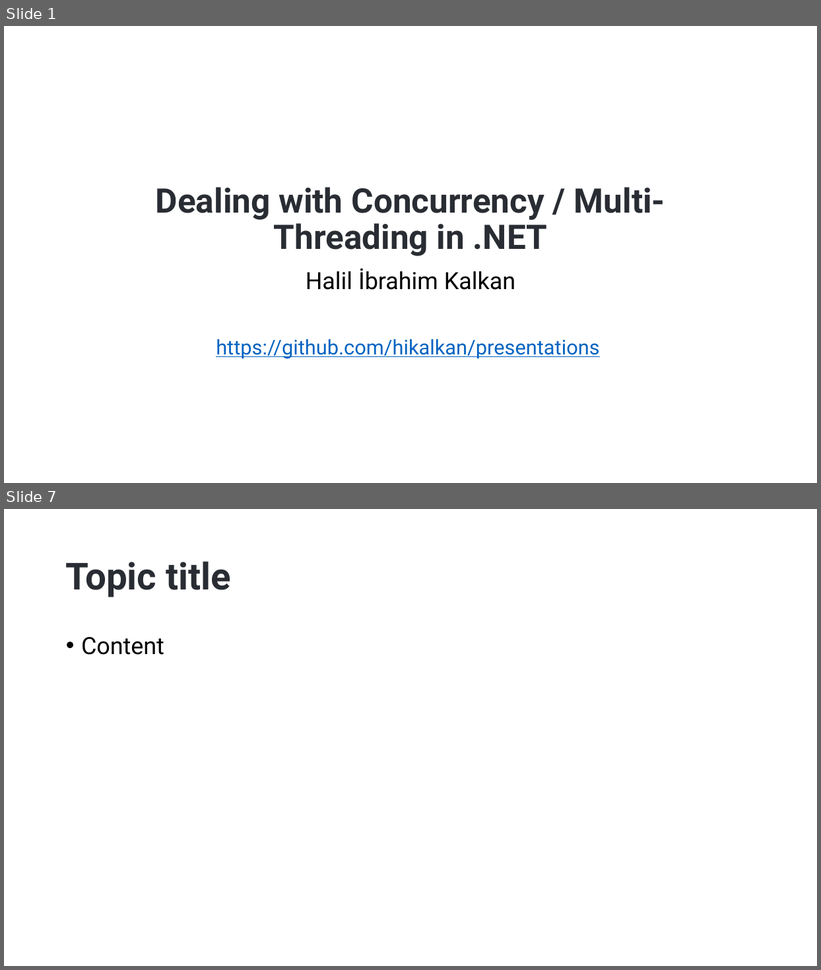
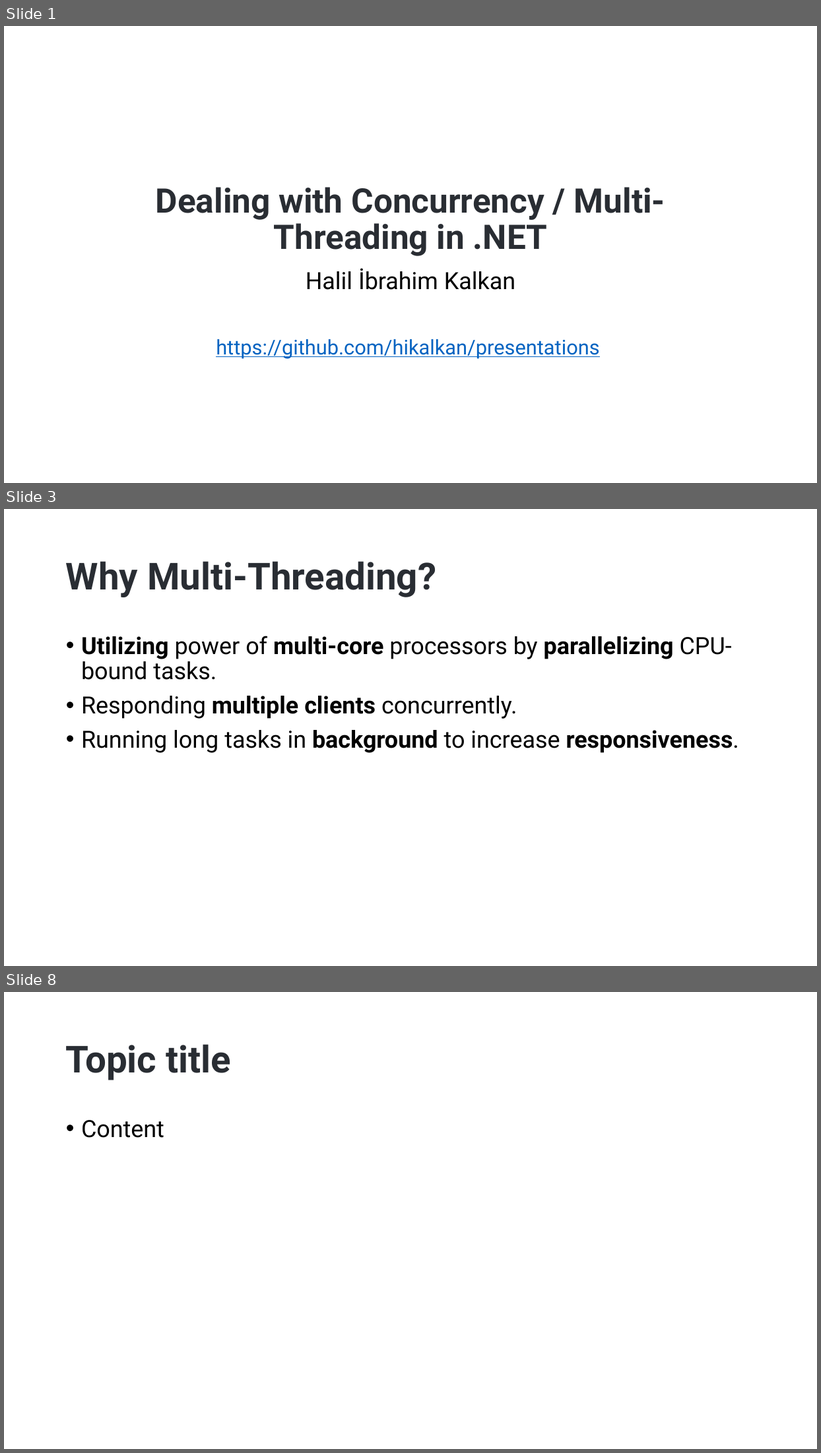
Before and after one commit to hikalkan/presentations, a slide deck: 2023-06-01 Dealing with Concurrency - Multi-Threading in Dotnet/Dotnet-Multi-Threading.pptx. Shown one above the other, each under a label of ours: slides 1 and 7 before the commit, slides 1, 3 and 8 after it; the slides between them are not shown. The pictures are 821x970 and 821x1453 pixels, drawn with LibreOffice and Linux fonts; fonts in the diff are those of the drawing; background and template pictures are left out. Boxes give left, top, right and bottom in pixels: in the first picture for what was removed or moved away, otherwise in the second. Text is boxed around its words. In the diff, an @@ line names an element or a change of style, - is before the commit and + after.

```diff
--- a/2023-06-01 Dealing with Concurrency - Multi-Threading in Dotnet/Dotnet-Multi-Threading.pptx
+++ b/2023-06-01 Dealing with Concurrency - Multi-Threading in Dotnet/Dotnet-Multi-Threading.pptx
@@ slide 3 added at [4, 509, 817, 966], background picture (left out) @@
@@ title added at [66, 561, 436, 597], 44 pt, text #292D33, bold @@
+Why Multi-Threading?
@@ text added at [81, 636, 739, 753], 28 pt, text #000000 @@
+• Utilizing power of multi-core processors by parallelizing CPU-bound tasks.
+• Responding multiple clients concurrently.
+• Running long tasks in background to increase responsiveness.
@@ what was slide 7 is now slide 8 @@
```
Also in this commit, not shown: 5 other slides added, 5 slides removed, 5 other files.
